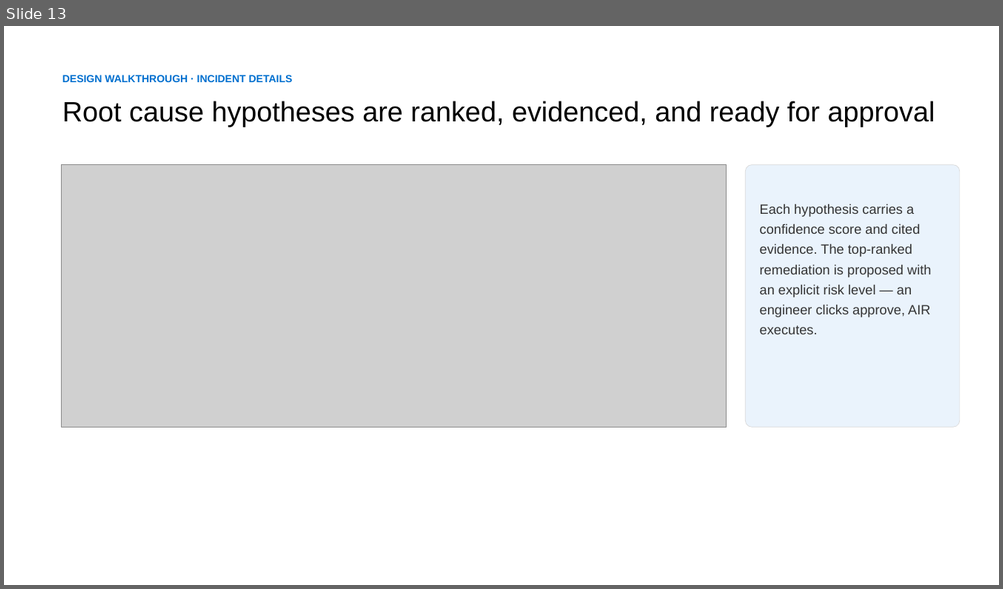
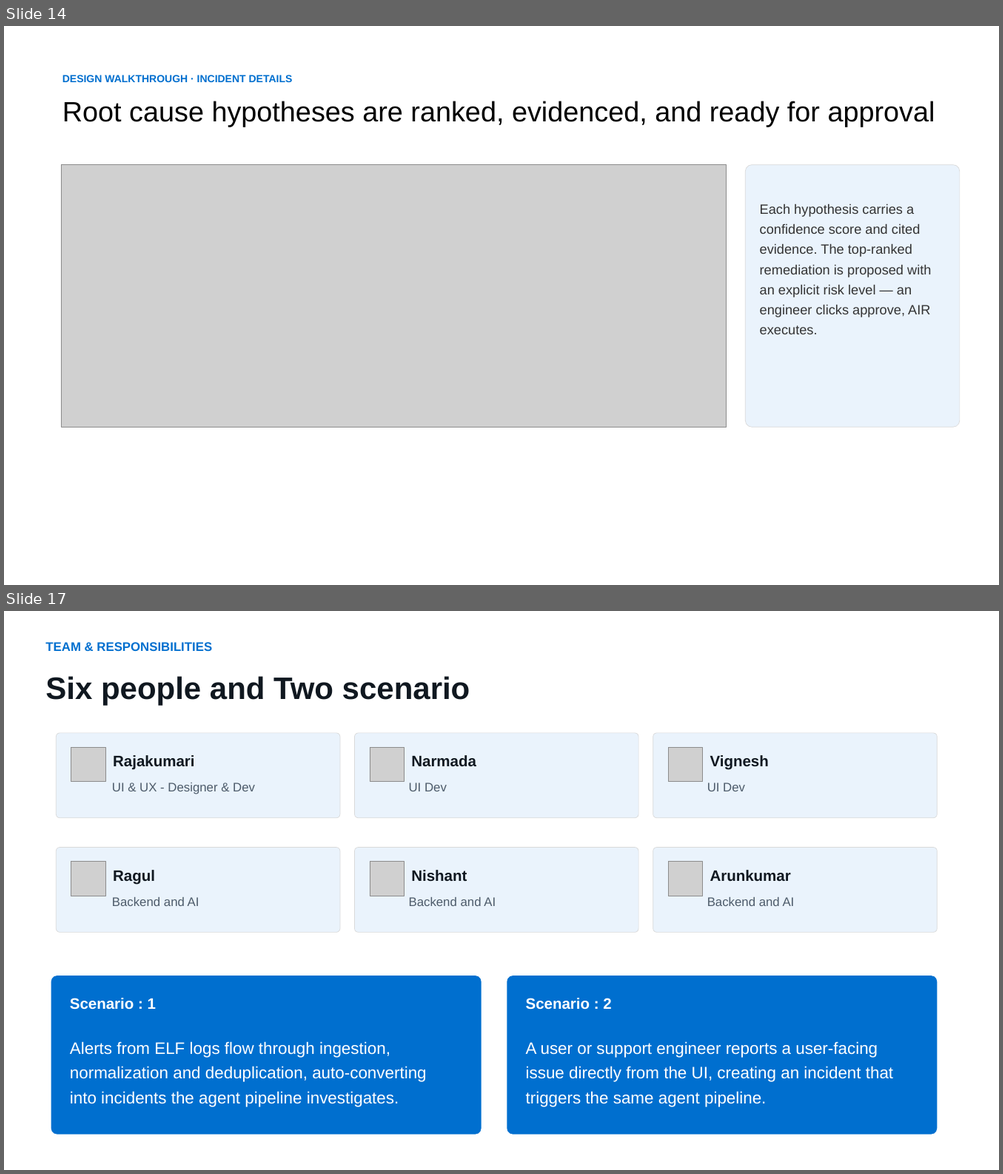
Before and after one commit to kathirvelarun/agentic-incident-response, a slide deck: agent-incident-backend/AIR_Product_Presentation.pptx. Shown one above the other, each under a label of ours: slide 13 before the commit, slides 14 and 17 after it; the slides between them are not shown. The pictures are 1003x589 and 1003x1174 pixels, drawn with LibreOffice and Linux fonts; fonts in the diff are those of the drawing; grey boxes stand for pictures. Boxes give left, top, right and bottom in pixels: in the first picture for what was removed or moved away, otherwise in the second. Text is boxed around its words. In the diff, an @@ line names an element or a change of style, - is before the commit and + after.

```diff
--- a/agent-incident-backend/AIR_Product_Presentation.pptx
+++ b/agent-incident-backend/AIR_Product_Presentation.pptx
@@ slide 17 added at box(4, 611, 999, 1170), background #FFFFFF @@
@@ text added at box(45, 642, 212, 651), 18 pt, text #006FCF, bold @@
+TEAM & RESPONSIBILITIES
@@ text added at box(45, 676, 470, 706), 45 pt, text #101820, bold @@
+Six people and Two scenario
@@ rounded rectangle added at box(57, 733, 340, 818), fill #EAF3FC, outline #D9D9D9 0.75 pt @@
@@ rounded rectangle added at box(355, 733, 638, 818), fill #EAF3FC, outline #D9D9D9 0.75 pt @@
@@ rounded rectangle added at box(653, 733, 937, 818), fill #EAF3FC, outline #D9D9D9 0.75 pt @@
@@ picture added at box(71, 747, 105, 781) @@
@@ text added at box(113, 755, 194, 770), 22 pt, text #101820, bold @@
+Rajakumari
@@ picture added at box(370, 747, 404, 781) @@
@@ text added at box(411, 755, 476, 766), 22 pt, text #101820, bold @@
+Narmada
@@ picture added at box(668, 747, 702, 781) @@
@@ text added at box(710, 755, 768, 770), 22 pt, text #101820, bold @@
+Vignesh
@@ text added at box(112, 783, 255, 795), 18 pt, text #4D5B6A @@
+UI & UX - Designer & Dev
@@ text added at box(409, 783, 447, 792), 18 pt, text #4D5B6A @@
+UI Dev
@@ text added at box(707, 783, 745, 792), 18 pt, text #4D5B6A @@
+UI Dev
@@ rounded rectangle added at box(57, 848, 340, 933), fill #EAF3FC, outline #D9D9D9 0.75 pt @@
@@ rounded rectangle added at box(355, 848, 638, 933), fill #EAF3FC, outline #D9D9D9 0.75 pt @@
@@ rounded rectangle added at box(653, 848, 937, 933), fill #EAF3FC, outline #D9D9D9 0.75 pt @@
@@ picture added at box(71, 862, 105, 896) @@
@@ text added at box(113, 870, 155, 885), 22 pt, text #101820, bold @@
+Ragul
@@ picture added at box(370, 862, 404, 896) @@
@@ text added at box(411, 870, 466, 882), 22 pt, text #101820, bold @@
+Nishant
@@ picture added at box(668, 862, 702, 896) @@
@@ text added at box(710, 870, 791, 881), 22 pt, text #101820, bold @@
+Arunkumar
@@ text added at box(112, 897, 199, 906), 18 pt, text #4D5B6A @@
+Backend and AI
@@ text added at box(409, 897, 495, 906), 18 pt, text #4D5B6A @@
+Backend and AI
@@ text added at box(707, 897, 794, 906), 18 pt, text #4D5B6A @@
+Backend and AI
@@ rounded rectangle added at box(51, 976, 481, 1135), fill #006FCF @@
@@ rounded rectangle added at box(506, 976, 937, 1135), fill #006FCF @@
@@ text added at box(70, 998, 426, 1108), 24 pt, text #FFFFFF @@
+Scenario : 1
+Alerts from ELF logs flow through ingestion, normalization and deduplication, auto-converting into incidents the agent pipeline investigates.
@@ text added at box(526, 998, 893, 1108), 24 pt, text #FFFFFF @@
+Scenario : 2
+A user or support engineer reports a user-facing issue directly from the UI, creating an incident that triggers the same agent pipeline.
@@ what was slide 13 is now slide 14 @@
```
Also in this commit, not shown: 6 slides changed, 4 other slides added, 2 slides removed, 1 other file.
